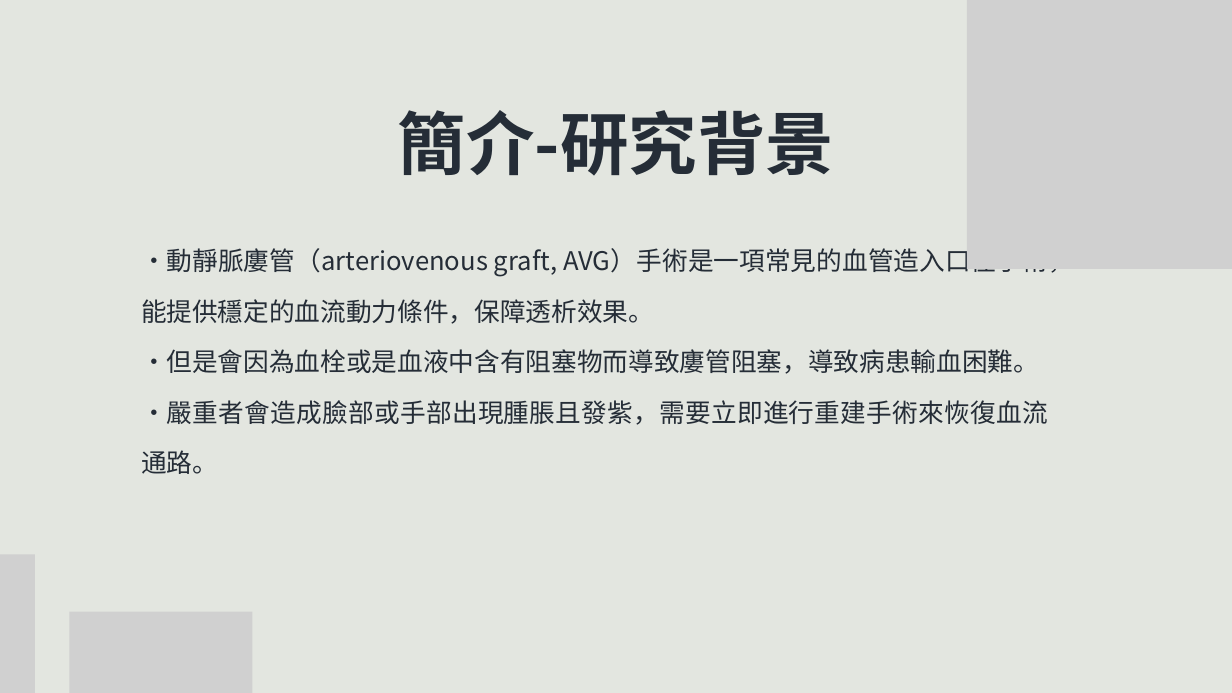
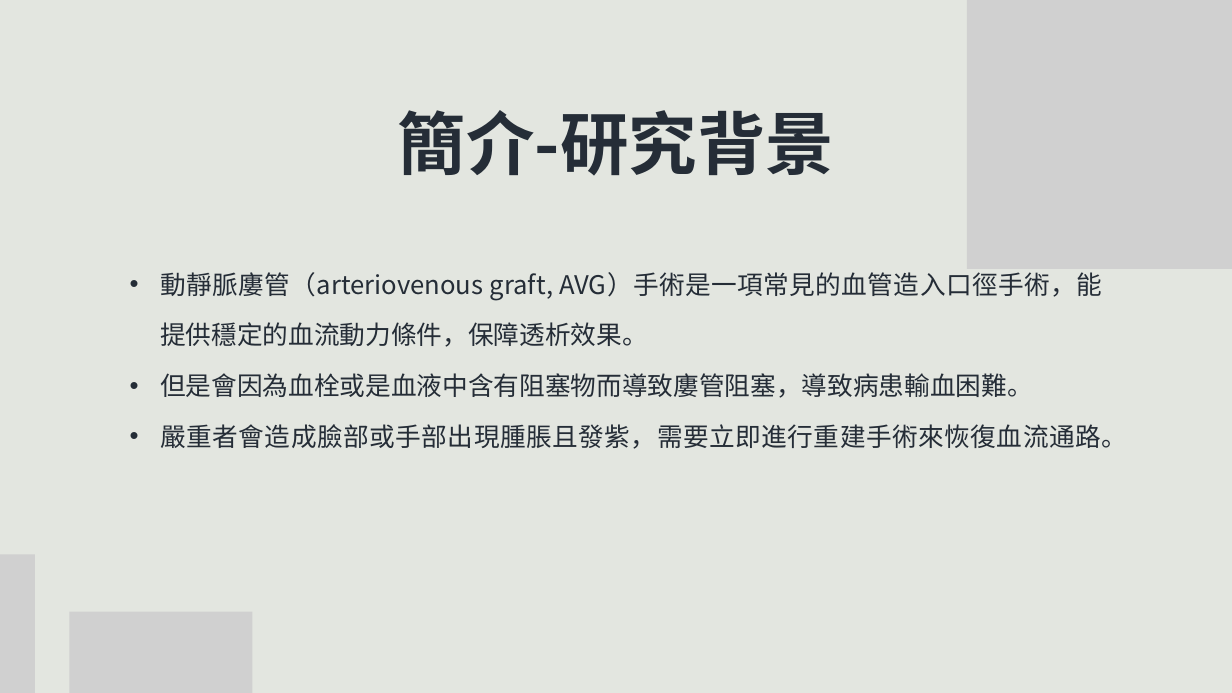
Before and after one commit to m11217045/PPG, a slide deck: slide 4 of 碩論/Ivory Black Simple Geometric Research Project Presentation.pptx. Drawn at 1232x693 pixels with LibreOffice and Linux fonts; fonts in the diff are those of the drawing; grey boxes stand for pictures. Boxes give left, top, right and bottom in pixels: in the first picture for what was removed or moved away, otherwise in the second. Text is boxed around its words. In the diff, an @@ line names an element or a change of style, - is before the commit and + after.

```diff
--- a/碩論/Ivory Black Simple Geometric Research Project Presentation.pptx
+++ b/碩論/Ivory Black Simple Geometric Research Project Presentation.pptx
@@ text at [160,272,1127,449]: text changed @@
-•動靜脈廔管（arteriovenous graft, AVG）手術是一項常見的血管造入口徑手術，能提供穩定的血流動力條件，保障透析效果。
-•但是會因為血栓或是血液中含有阻塞物而導致廔管阻塞，導致病患輸血困難。
-•嚴重者會造成臉部或手部出現腫脹且發紫，需要立即進行重建手術來恢復血流通路。
+• 動靜脈廔管（arteriovenous graft, AVG）手術是一項常見的血管造入口徑手術，能提供穩定的血流動力條件，保障透析效果。
+• 但是會因為血栓或是血液中含有阻塞物而導致廔管阻塞，導致病患輸血困難。
+• 嚴重者會造成臉部或手部出現腫脹且發紫，需要立即進行重建手術來恢復血流通路。
```
Also in this commit, not shown: 9 other slides changed, 36 slides added, 10 slides removed, 10 other files.
